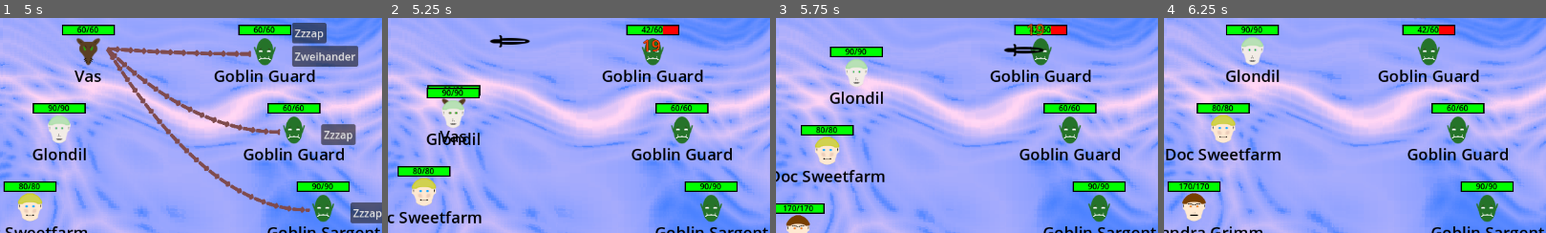
Above: before the commit, frames 1-4 (left to right).
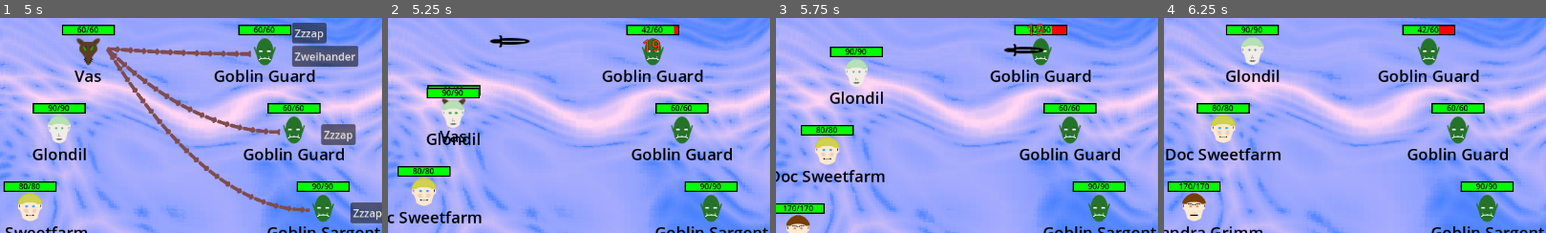
Above: after the commit, the same moments.

Repository: Habidakus/wild-jam-78-erase
Game: Godot game, scene res://Scenes/main.tscn
The game is run twice, just before and just after one commit, with the same random seed, the same clock (stepped at 60 frames per second) and the same inputs. The engine's default icon, where the game draws it, is replaced by a stand-in: a white triangle on a blue panel in a dark square.
Inputs (mouse positions are % of the whole screen's width and height, from its top left):
- Up to frame 1 (5 s): tap Enter at 0.5, 2.75, 3.5 s; move the mouse to (72, 45) at 0.52 s; hold Alt 0.53-1.25 s; click (72, 45) at 0.67 s; click "Play" at 1.25 s; click "Randomize and Go!" at 2 s; drag from (30, 55) to (45, 70) at 2.77 s; move the mouse to (60, 28) at 3.52 s; hold Shift 3.53-4.25 s; click (60, 28) at 3.67 s; drag from (45, 70) to (20, 35) at 4.27 s
- Up to frame 2 (5.25 s): click "Zzzap" at 5 s
- Up to frame 3 (5.75 s): no input
- Up to frame 4 (6.25 s): move the mouse to (80, 65) at 5.77 s; hold Ctrl from 5.78 s (still down); click (80, 65) at 5.92 s
The pictures show only the part of the screen within x 40-90%, y 4-54%; the shares and areas given below are measured in that part.

Frame 1 is identical in both runs. In frame 2, 0.1% of the frame differs, in the area x 71-75%, y 3-8%; in frame 3, less than 0.1%; in frame 4, nothing differs.

Commit message:
Added a couple of UI polish to unit graphics

Diff:
--- a/Scripts/unit_graphics.gd
+++ b/Scripts/unit_graphics.gd
@@ -7,6 +7,9 @@
 const green_arrow_line_texture : Texture = preload("res://Art/GreenPointerPath.png")
 const scrolling_line_shader : Shader = preload("res://Art/ScrollingRedArrow.gdshader")
 var shader_material : ShaderMaterial = ShaderMaterial.new()
+var blood_health_background : ColorRect
+var alive_blood_color : Color
+var dead_blood_color : Color
 
 var attack_list : Array[UnitGraphics]
 var action_buttons : Array[Button]
@@ -28,7 +31,10 @@
 	return ret_val
 
 func _ready() -> void:
-	max_health_width = (find_child("Blood Background") as ColorRect).size.x
+	blood_health_background = find_child("Blood Background") as ColorRect
+	alive_blood_color = blood_health_background.color
+	dead_blood_color = 2 * (alive_blood_color / 3)
+	max_health_width = blood_health_background.size.x
 	shield_bar = (find_child("Shield") as ColorRect)
 	shader_material.shader = scrolling_line_shader
 
@@ -84,18 +90,22 @@
 	var health_rect : ColorRect = find_child("Health") as ColorRect
 	var health_text : Label = find_child("HealthText") as Label
 	if unit.is_alive():
+		blood_health_background.color = alive_blood_color
 		var magic_shield : float = unit.get_magic_shield()
 		health_rect.show()
-		health_rect.size.x = max_health_width * unit.current_health / unit.max_health
 		health_text.text = str(max(1,round(unit.current_health))) + "/" + str(round(unit.max_health))
 		if magic_shield > 0:
 			shield_bar.show()
 			health_text.text += " +" + str(max(1, round(magic_shield)))
 		else:
 			shield_bar.hide()
+		var tween : Tween = create_tween()
+		var new_health_size : Vector2 = Vector2(max_health_width * unit.current_health / unit.max_health, health_rect.size.y)
+		tween.tween_property(health_rect, "size", new_health_size, 0.75)
 	else:
 		shield_bar.hide()
 		health_rect.hide()
+		blood_health_background.color = dead_blood_color
 		health_text.text = "DEAD" if unit.side == UnitStats.Side.COMPUTER else "defeated"
 
 func add_draw_action(attack : AttackStats, target_stats : UnitStats, hover_callback : Callable, click_callback : Callable) -> void:
